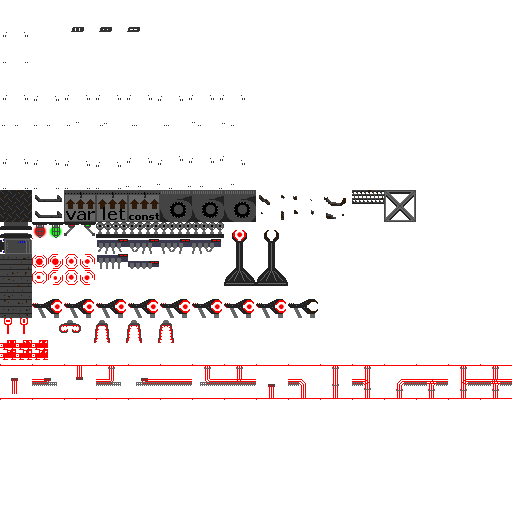
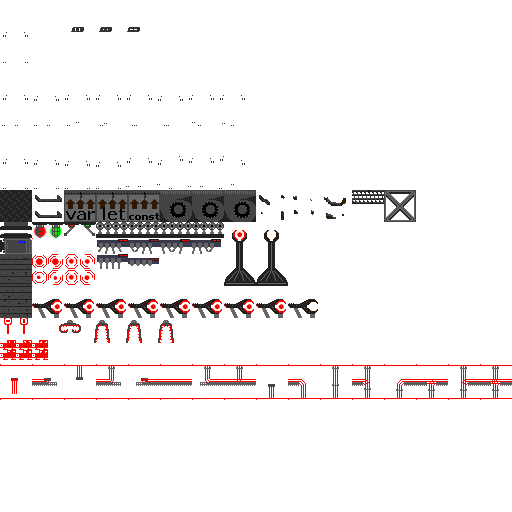
Revision of a layered 512×512 image; what changed, layer by layer:
painted on "Background" over [128, 258, 159, 269]
